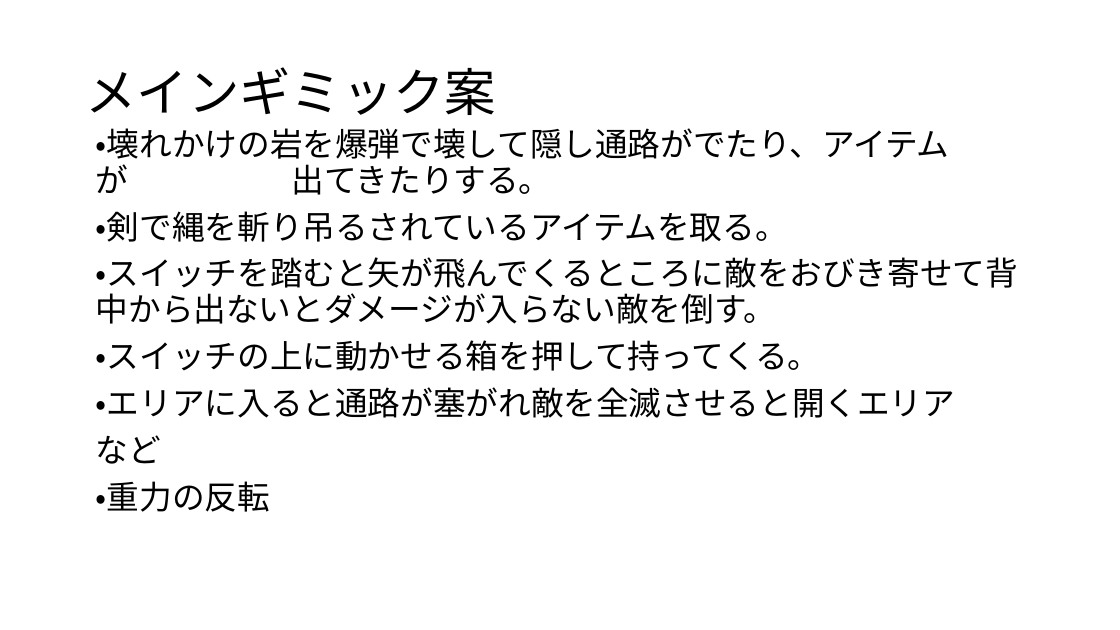
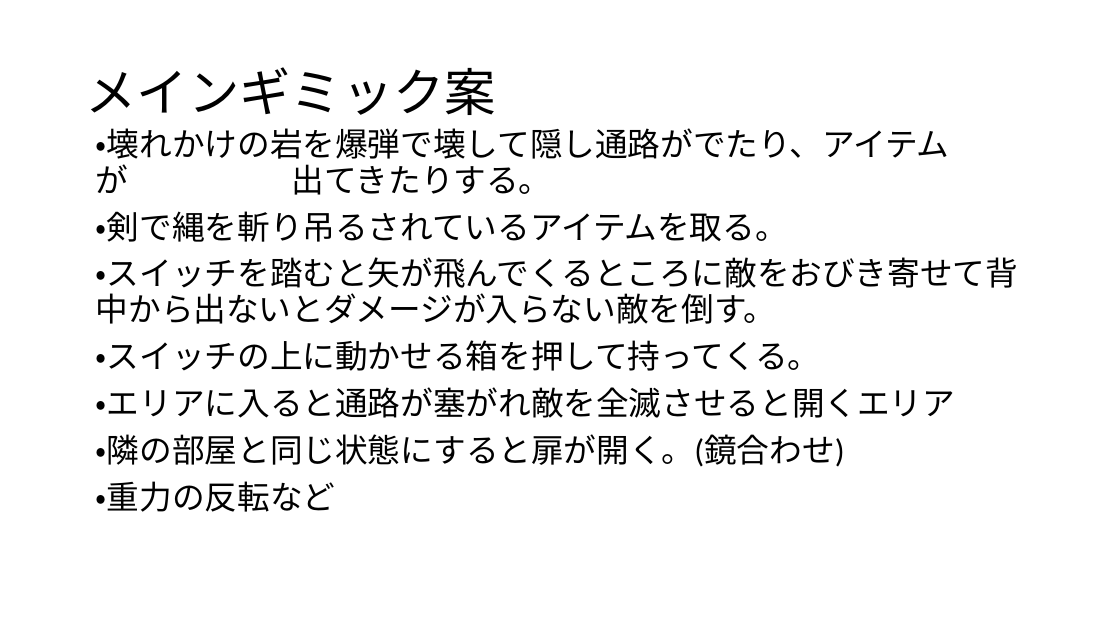
Before and after one commit to 2023Game/07Nakamoto, a slide deck: slide 11 of 3年後期/企画/ゲーム企画書4_提出 .pptx. Drawn at 1120x630 pixels with LibreOffice and Linux fonts; fonts in the diff are those of the drawing. Boxes give left, top, right and bottom in pixels: in the first picture for what was removed or moved away, otherwise in the second. Text is boxed around its words. In the diff, an @@ line names an element or a change of style, - is before the commit and + after.

```diff
--- a/3年後期/企画/ゲーム企画書4_提出 .pptx
+++ b/3年後期/企画/ゲーム企画書4_提出 .pptx
@@ text at box(96, 434, 845, 512): text changed @@
-など
-・重力の反転
+・隣の部屋と同じ状態にすると扉が開く。(鏡合わせ)
+・重力の反転など
```
Also in this commit, not shown: 1 other file.
